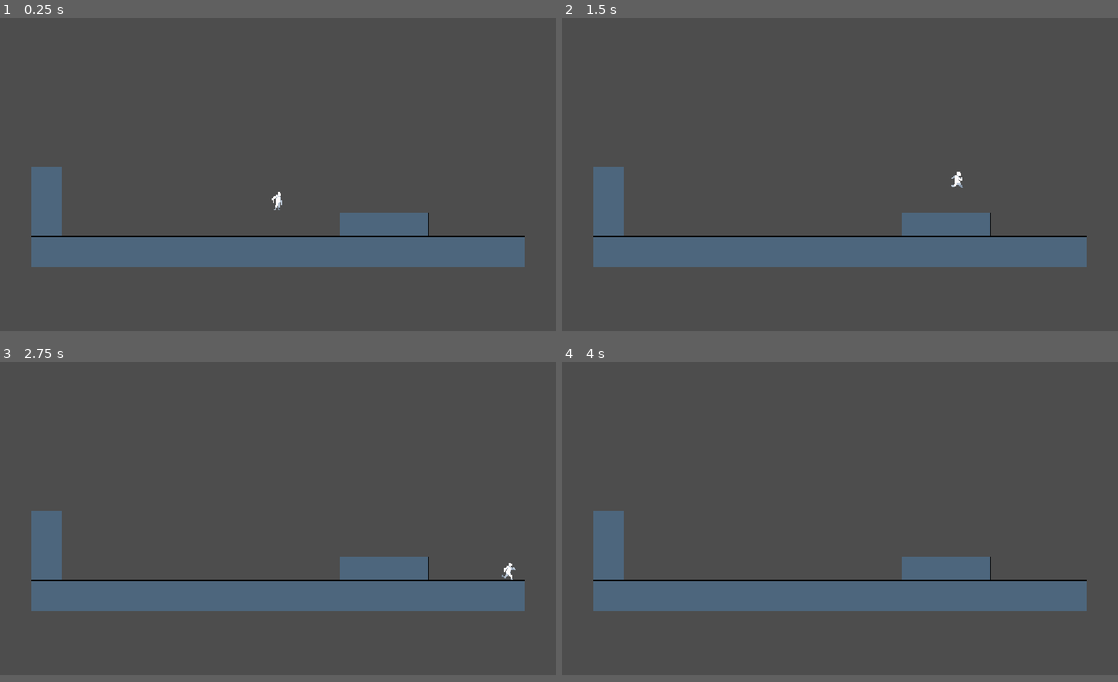
Above: before the commit, frames 1-4 (two rows, left to right).
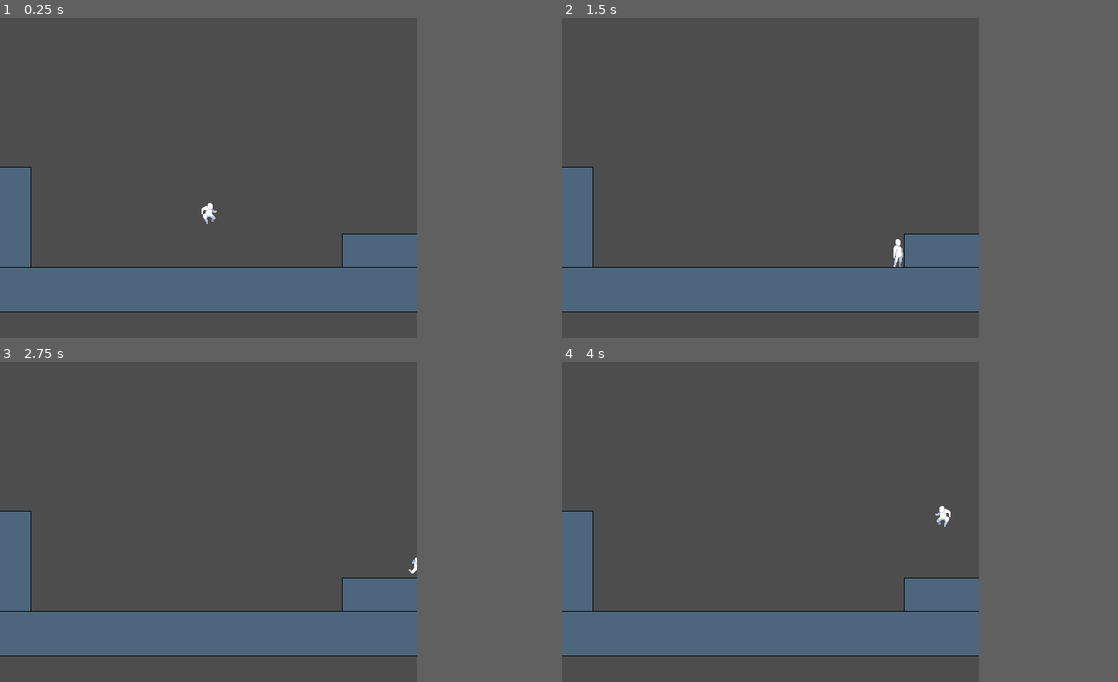
Above: after the commit, the same moments.

Repository: Denizens-of-Purgatory/echo-game
Game: Godot game, scene res://obj/levels/test.tscn
Two runs of this game, one before a commit and one after it. Both use one fixed random seed, a clock stepped at 60 frames per second and the inputs below.
Inputs (mouse positions are in pixels of both pictures, inside the frame that each line leads up to):
- Up to frame 1 (0.25 s): no input
- Up to frame 2 (1.5 s): move the mouse to (962, 158) at 0.52 s; hold D (move_right) 0.53-1.28 s; tap Space (jump) at 0.6, 0.77, 1.07 s; move the mouse to (728, 190) at 1.27 s; hold S (move_down) from 1.28 s (still down); click (728, 190) at 1.35 s
- Up to frame 3 (2.75 s): tap Space (jump) at 1.52, 1.55, 1.82, 2.1 s; move the mouse to (333, 448) at 2.02 s; release S (move_down) at 2.03 s; hold D (move_right) from 2.03 s (still down)
- Up to frame 4 (4 s): move the mouse to (812, 579) at 2.77 s; release D (move_right) at 2.78 s; hold W (move_up) 2.78-3.53 s; click (812, 579) at 2.85 s; tap Space (jump) at 3.02, 3.05, 3.32, 3.6, 3.77 s; tap Enter at 3.5 s; move the mouse to (1006, 566) at 3.52 s; hold A (move_left) from 3.53 s (still down)
The window is 800x450 before the commit and 600x460 after it. Grey fills any space a smaller window leaves; there, only what the larger window draws over its background counts as a difference.

The runs differ from the first frame. In frame 1, 22% of the frame differs, in the area x 0-95%, y 46-92%; in frame 2, 22%; in frame 3, 22%; in frame 4, 22%.

Commit message:
implement good pixel art project settings

Diff:
--- a/obj/actors/test_hero.tscn
+++ b/obj/actors/test_hero.tscn
@@ -1348,7 +1348,7 @@
 "speed": 15.0
 }, {
 "frames": [{
-"duration": 1.4285715,
+"duration": 1.0,
 "texture": SubResource("AtlasTexture_t7ydn")
 }, {
 "duration": 1.0,
@@ -1678,7 +1678,7 @@
 "duration": 1.0,
 "texture": SubResource("AtlasTexture_wscom")
 }],
-"loop": 1,
+"loop": 0,
 "name": &"Land",
 "speed": 10.0
 }, {
@@ -2046,7 +2046,7 @@
 }],
 "loop": 1,
 "name": &"Sprint",
-"speed": 13.0
+"speed": 16.0
 }, {
 "frames": [{
 "duration": 1.0,
@@ -2229,7 +2229,7 @@
 [node name="AnimatedSprite2D" type="AnimatedSprite2D" parent="." unique_id=124769676]
 texture_filter = 1
 sprite_frames = SubResource("SpriteFrames_6s3e5")
-animation = &"RunToIdle"
+animation = &"Land"
 offset = Vector2(0, -18)
 metadata/_aseprite_wizard_interface_config_ = {
 "animation_section": false,
--- a/obj/levels/test.tscn
+++ b/obj/levels/test.tscn
@@ -26,7 +26,7 @@
 debug_color = Color(3.5616756e-06, 0.5948607, 0.73052585, 0.41960785)
 
 [node name="Ground2" type="StaticBody2D" parent="Terrain" unique_id=1409945089]
-position = Vector2(224, 112)
+position = Vector2(288, 112)
 
 [node name="CollisionShape2D" type="CollisionShape2D" parent="Terrain/Ground2" unique_id=775876754]
 position = Vector2(-4, -8)
@@ -34,7 +34,7 @@
 debug_color = Color(3.5616756e-06, 0.5948607, 0.73052585, 0.41960785)
 
 [node name="Wall" type="StaticBody2D" parent="Terrain" unique_id=653149506]
-position = Vector2(-472, 112)
+position = Vector2(-280, 112)
 
 [node name="CollisionShape2D" type="CollisionShape2D" parent="Terrain/Wall" unique_id=1746511863]
 position = Vector2(-8, -56)
--- a/project.godot
+++ b/project.godot
@@ -21,8 +21,11 @@
 
 [display]
 
+window/size/viewport_width=600
+window/size/viewport_height=460
 window/stretch/mode="canvas_items"
 window/stretch/aspect="expand"
+window/stretch/scale_mode="integer"
 
 [editor_plugins]
 
@@ -73,4 +76,7 @@
 
 [rendering]
 
+textures/canvas_textures/default_texture_filter=0
 rendering_device/driver.windows="d3d12"
+2d/snap/snap_2d_transforms_to_pixel=true
+2d/snap/snap_2d_vertices_to_pixel=true
--- a/src/component/movement_animator.gd
+++ b/src/component/movement_animator.gd
@@ -10,6 +10,9 @@
 @export var anim_idle: StringName = "Idle"
 @export var anim_run: StringName = "Run"
 @export var anim_trans_run_idle: StringName = "RunToIdle"
+@export var anim_jump_rise: StringName = "JumpRise"
+@export var anim_fall: StringName = "JumpMid"
+@export var anim_trans_fall_idle: StringName = "Land"
 
 var _anim_locked: bool = false
 
@@ -22,20 +25,32 @@
 
 	# flip the sprite horizontally based on input
 	if auto_flip:
-		if movement.move_vector.x < 0 && actor.linear_velocity.x < 0:
-			sprite.scale.x = -absf(sprite.scale.x)
-		elif movement.move_vector.x > 0 && actor.linear_velocity.x > 0:
-			sprite.scale.x = absf(sprite.scale.x)
+		if movement.move_vector.x < 0:
+			if not _anim_locked or actor.linear_velocity.x < 0:
+				sprite.scale.x = -absf(sprite.scale.x)
+		elif movement.move_vector.x > 0:
+			if not _anim_locked or actor.linear_velocity.x > 0:
+				sprite.scale.x = absf(sprite.scale.x)
 
 	# play ground movement animations
-	if ground_detection && ground_detection.is_on_ground():
-		var speed_threshold := movement.max_speed * 0.25
-		if absf(movement.move_vector.x) > 0.25:
-			play_anim(anim_run)
-		elif absf(actor.linear_velocity.x) > speed_threshold:
-			play_anim(anim_trans_run_idle, true)
+	if ground_detection.is_on_ground():
+		if sprite.animation == anim_fall:
+			play_anim(anim_trans_fall_idle, true)
 		else:
-			play_anim(anim_idle)
+			var speed_threshold := movement.max_speed * 0.25
+			if absf(movement.move_vector.x) > 0.25:
+				play_anim(anim_run)
+			elif absf(actor.linear_velocity.x) > speed_threshold:
+				play_anim(anim_trans_run_idle, true)
+			else:
+				play_anim(anim_idle)
+
+	# play air movement animations
+	else:
+		if absf(actor.linear_velocity.y < 0):
+			play_anim(anim_jump_rise)
+		else:
+			play_anim(anim_fall)
 
 func _on_anim_finish():
 	_anim_locked = false
